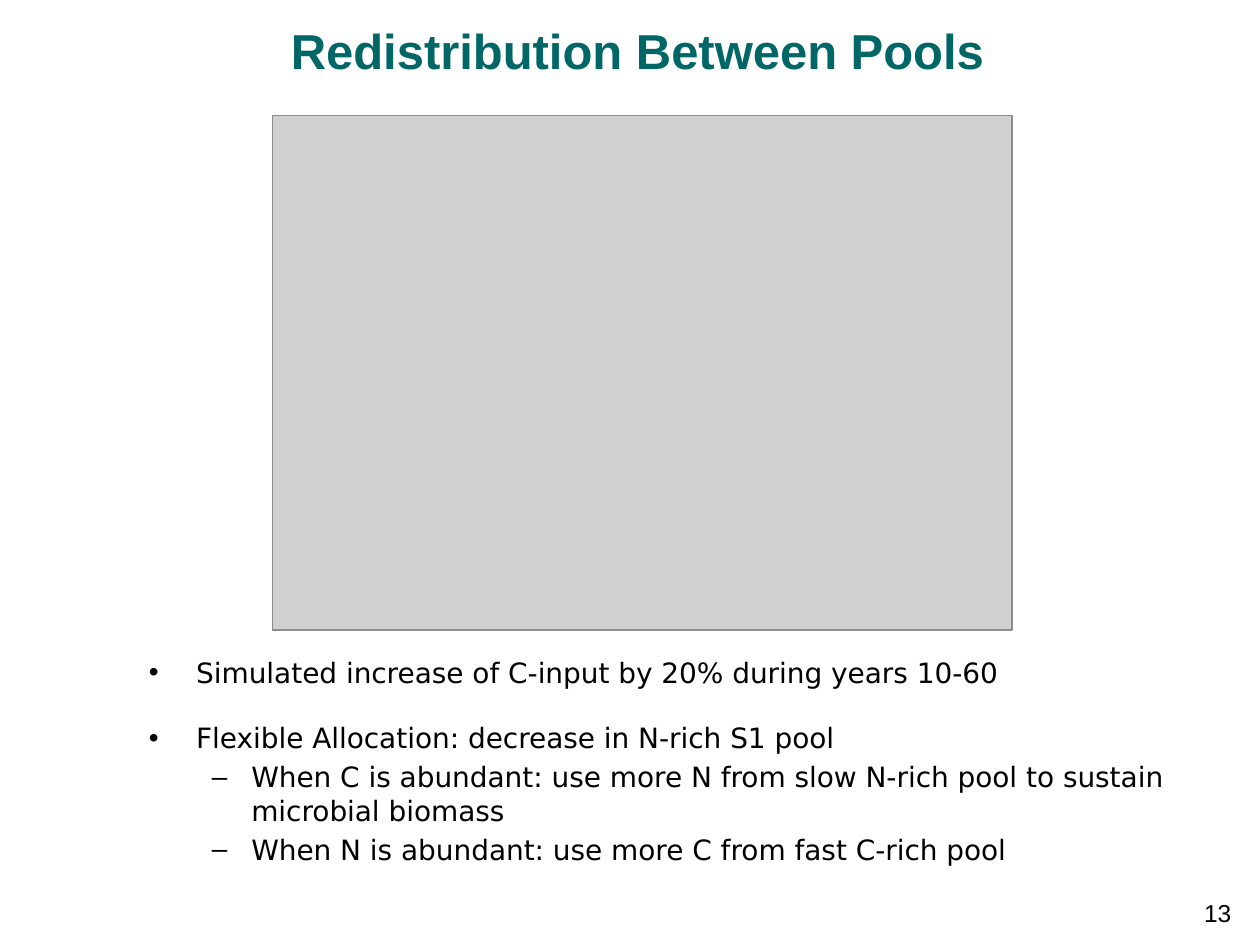
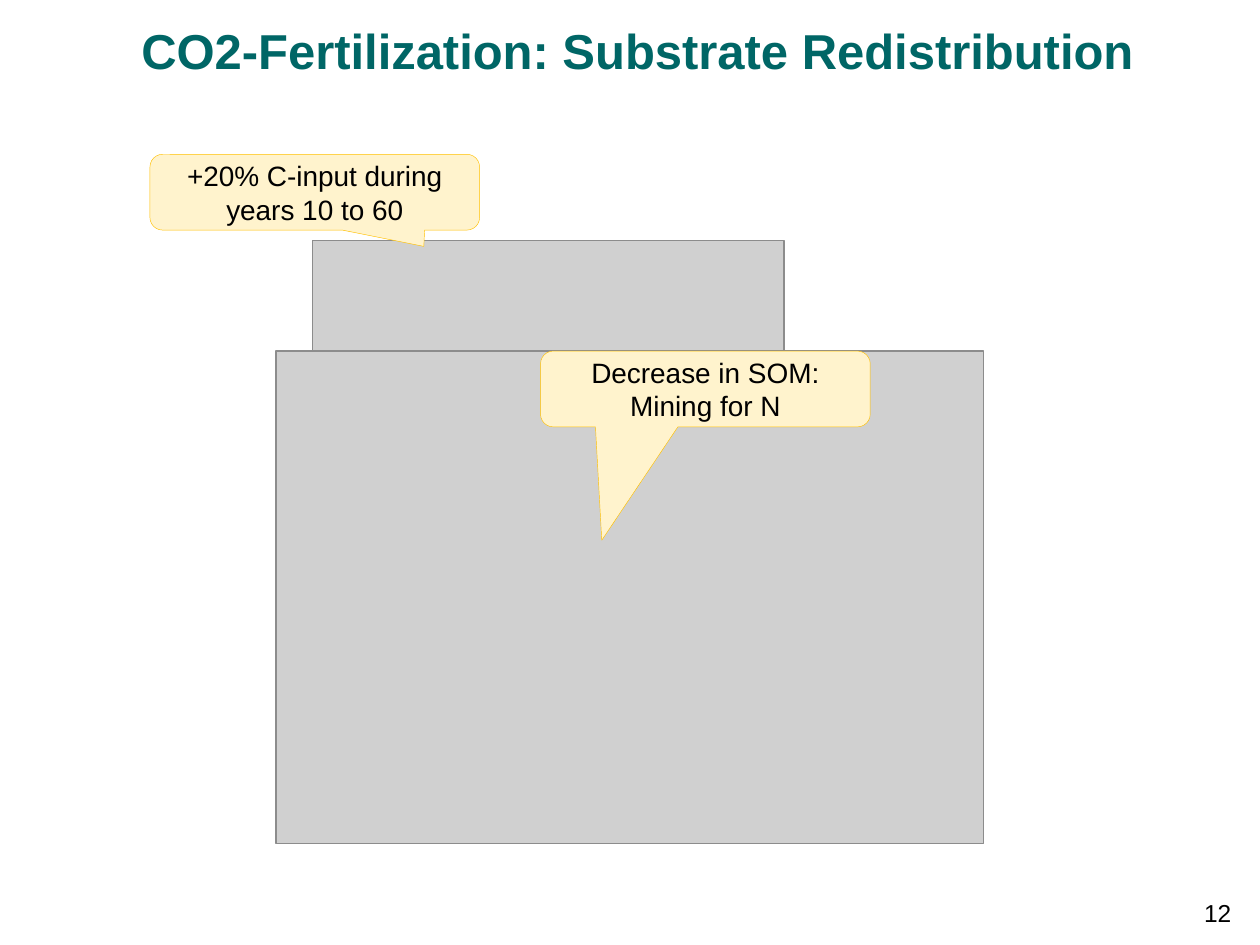
Before and after one commit to bgctw/sesam, a slide deck: slide 12 of inst/egu14/wutzler1404_vienna_stoichiometry.pptx (slide 13 before the commit). Drawn at 1260x945 pixels with LibreOffice and Linux fonts; fonts in the diff are those of the drawing; grey boxes stand for pictures; background and template pictures are left out. Boxes give left, top, right and bottom in pixels: in the first picture for what was removed or moved away, otherwise in the second. Text is boxed around its words. In the diff, an @@ line names an element or a change of style, - is before the commit and + after.

Commit message:
egu14 presentation

```diff
--- a/inst/egu14/wutzler1404_vienna_stoichiometry.pptx
+++ b/inst/egu14/wutzler1404_vienna_stoichiometry.pptx
@@ title at (x1=141, y1=33, x2=1134, y2=70): text changed @@
-Redistribution Between Pools
+CO2-Fertilization: Substrate Redistribution
@@ picture removed at (x1=273, y1=116, x2=1013, y2=630) @@
@@ rounded speech box added at (x1=150, y1=154, x2=480, y2=229), fill #FFF3CD, outline #FFC000 0.25 pt, 16 pt, text #000000 @@
++20% C-input during years 10 to 60
@@ picture added at (x1=312, y1=241, x2=784, y2=401) @@
@@ picture added at (x1=276, y1=352, x2=983, y2=844) @@
@@ rounded speech box added at (x1=541, y1=352, x2=871, y2=427), fill #FFF3CD, outline #FFC000 0.25 pt, 16 pt, text #000000 @@
+Decrease in SOM: Mining for N
@@ text removed at (x1=196, y1=661, x2=1163, y2=866) @@
-• Simulated increase of C-input by 20% during years 10-60
-• Flexible Allocation: decrease in N-rich S1 pool
-  – When C is abundant: use more N from slow N-rich pool to sustain microbial biomass
-  – When N is abundant: use more C from fast C-rich pool
@@ page number at (x1=1204, y1=905, x2=1231, y2=922): text changed @@
-13
+12
```
Also in this commit, not shown: 8 other slides changed, 3 slides added, 3 slides removed, 11 other files.
